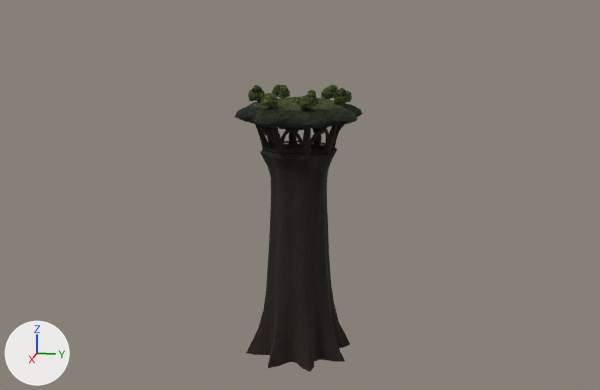
One commit to the glTF model assets/models/forest_tree.glb: the scene before it, then after it.
Both versions are drawn from a 50 mm lens placed at (151.7, 30.5, 31.3), pointed at (0.0, 0.2, -6.6). Arrows for +X, +Y and +Z are at lower left; the lights stay in place. The first picture is the older version. Objects named as collision shapes, trigger or cutter boxes, shadow casters or lower levels of detail are left out. Vertices at exactly the same position are counted once.

The scene before the commit, as lines of its bpy script (objects in view):
```python
me_foresttree = bpy.data.meshes.new('ForestTree')
me_foresttree.from_pydata(...)  # 3804 vertices, 7728 faces; spans x -11.5..11.4, y -11.4..11.5, z -38.3..14.3
me_foresttree.materials.append(mat_forestatlas)
ob_foresttree = bpy.data.objects.new('ForestTree', me_foresttree)
ob_foresttree.location = (0.0, 0.0, 0.0)
```
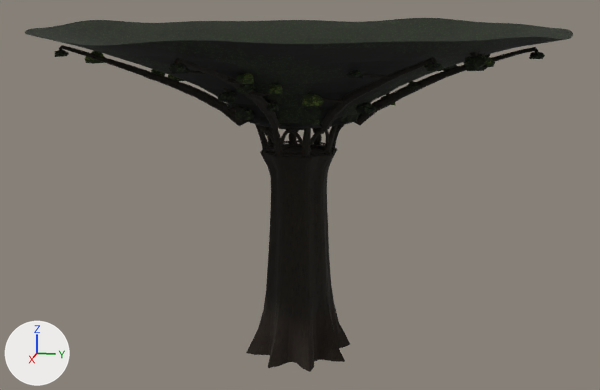
Commit message: forest: the roof is a dome that collapses onto the tree

What differs and where, as boxes (x1, y1, x2, y2) in the pictures (600 x 390 px):
'ForestTree', reshaped (322% wider, 23% taller): before (234, 84, 363, 372); after (25, 18, 573, 372)
part 1 of me_foresttree, added: after (25, 18, 573, 130)
part 2 of me_foresttree, surface changed: before (236, 84, 360, 348); after (250, 119, 355, 348)

Patch to the scene script:
```diff
--- a/assets/models/forest_tree.glb.py
+++ b/assets/models/forest_tree.glb.py
@@ me_foresttree @@
 # used by ob_foresttree; location = (0.0, 0.0, 0.0)
-me_foresttree.from_pydata(...)  # 3804 vertices, 7728 faces; spans x -11.5..11.4, y -11.4..11.5, z -38.3..14.3
+me_foresttree.from_pydata(...)  # 9570 vertices, 19260 faces; spans x -47.6..47.6, y -47.6..47.6, z -38.3..25.4
+# me_foresttree part 1: 5766 vertices added at x -47.6..47.6, y -47.6..47.6, z 7.4..25.4
+# me_foresttree part 2: 7508 kept faces spanning x -11.5..11.4, y -11.4..11.5, z -38.3..14.3 get new texture (UV) coordinates
 me_foresttree.materials.append(mat_forestatlas)
```
